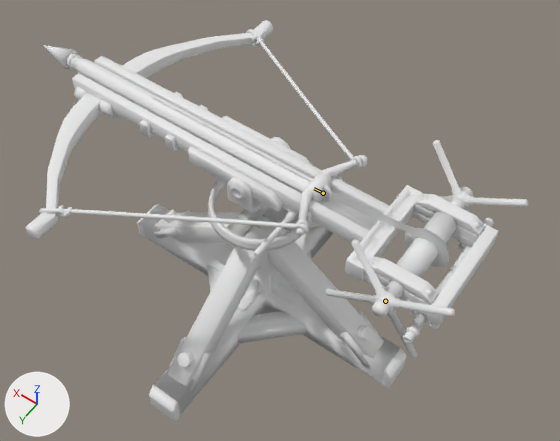
Two versions of the FBX model Assets/Models/Environment/_Buildings/15_AttackSructures/Main/1_AttackSructures_Ballista.fbx, one commit apart.
The view is the same before and after, from a 50 mm camera at (-18.6, 24.0, 46.7) aimed at (-0.8, -0.9, 7.5). Arrows for +X, +Y and +Z are at lower left; the lights stay in place. The picture after the commit comes second. The bones that change are drawn over the model as lines.

In view in the first picture: 'Arrow', 'Circle', 'Cylinder.006', 'Left_arc', 'Left_string', 'Lever', 'Mane', 'NurbsPath._02', 'Plane', 'Prop', 'Right_arc', 'SpearChains.001' and 2 more.
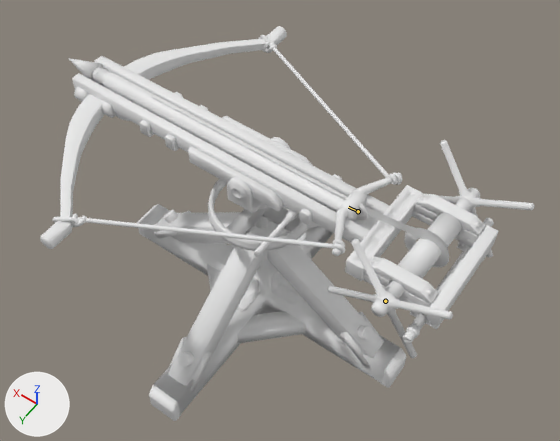
The newer file adds an action. The first version stands in its rest pose; the second is drawn at frame 30 of the action 'Armature|Armature|Armature|Armature|Armature|Арматура|Армат'.

Location of each change, [x1, y1, x2, y2] in pixels of the pictures (560 x 441 px):
'Lever', posed
    before: [326, 140, 528, 358]
    after: [328, 140, 535, 358]
'Arrow', posed
    before: [43, 45, 313, 194]
    after: [68, 58, 347, 212]
'Left_arc', posed (14% narrower)
    before: [25, 93, 101, 240]
    after: [40, 94, 105, 249]
'Right_arc', posed (8% wider, 7% shorter)
    before: [122, 20, 273, 78]
    after: [124, 26, 287, 80]
'Left_string', posed (8% wider, 37% taller)
    before: [39, 205, 309, 234]
    after: [52, 214, 345, 254]
'Cylinder.006', posed
    before: [296, 155, 367, 236]
    after: [332, 172, 402, 256]
'NurbsPath._02', posed (18% wider, 9% taller)
    before: [246, 29, 367, 167]
    after: [259, 35, 402, 185]
bone 'Osnovnaya', root to tip
    before: (323, 193) to (314, 188)
    after: (358, 211) to (348, 207)

What the commit changed:
Bone 'Osnovnaya' (bone_osnovnaya) moves from (0.0, 0.0, 0.0) to (8.0, -228.0, -3.0).
Bone 'Bone.001' (bone_bone_001) turns from (0, 0, 0) to (-53, 14, 68) degrees about its own x, y and z.
